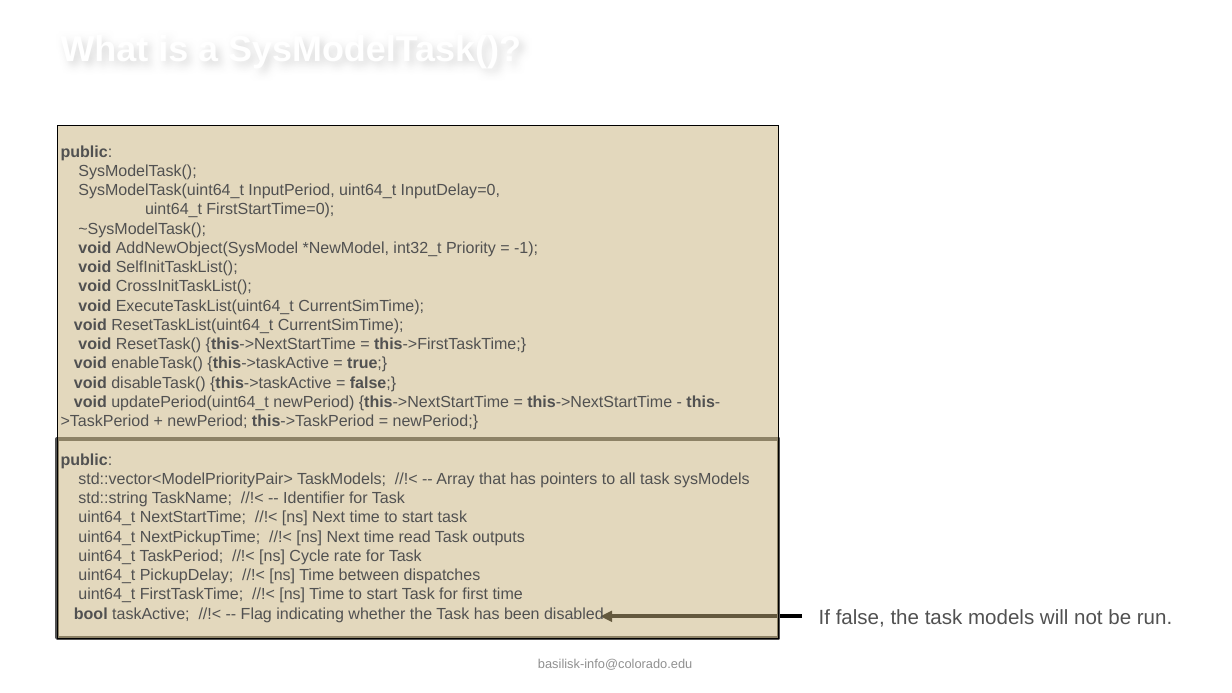
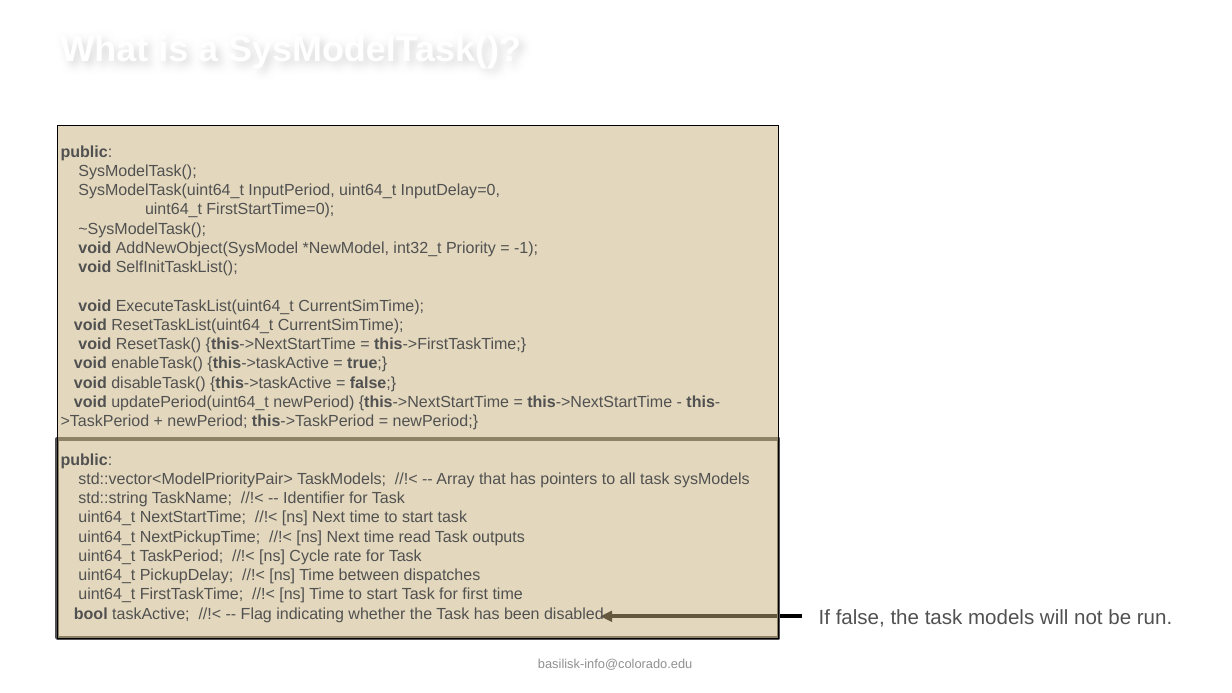
Before and after one commit to AVSLab/basilisk, a slide deck: slide 67 of docs/source/resources/UnderstandingBskArchitecture.pptx (slide 68 before the commit). Drawn at 1232x693 pixels with LibreOffice and Linux fonts; fonts in the diff are those of the drawing; background and template pictures are left out. Boxes give left, top, right and bottom in pixels: in the first picture for what was removed or moved away, otherwise in the second. Text is boxed around its words. In the diff, an @@ line names an element or a change of style, - is before the commit and + after.

```diff
--- a/docs/source/resources/UnderstandingBskArchitecture.pptx
+++ b/docs/source/resources/UnderstandingBskArchitecture.pptx
@@ text in rectangle at (x1=61, y1=145, x2=750, y2=623): text changed @@
-public:
-SysModelTask();
-SysModelTask(uint64_t InputPeriod, uint64_t InputDelay=0,
-uint64_t FirstStartTime=0);
-~SysModelTask();
-void AddNewObject(SysModel *NewModel, int32_t Priority = -1);
-void SelfInitTaskList();
-void CrossInitTaskList();
-void ExecuteTaskList(uint64_t CurrentSimTime);
-void ResetTaskList(uint64_t CurrentSimTime);
-void ResetTask() {this->NextStartTime = this->FirstTaskTime;}
-void enableTask() {this->taskActive = true;}
-void disableTask() {this->taskActive = false;}
-void updatePeriod(uint64_t newPeriod) {this->NextStartTime = this->NextStartTime - this->TaskPeriod + newPeriod; this->TaskPeriod = newPeriod;}
-public:
-std::vector<ModelPriorityPair> TaskModels; //!< -- Array that has pointers to all task sysModels
-std::string TaskName; //!< -- Identifier for Task
-uint64_t NextStartTime; //!< [ns] Next time to start task
-uint64_t NextPickupTime; //!< [ns] Next time read Task outputs
-uint64_t TaskPeriod; //!< [ns] Cycle rate for Task
-uint64_t PickupDelay; //!< [ns] Time between dispatches
-uint64_t FirstTaskTime; //!< [ns] Time to start Task for first time
-bool taskActive; //!< -- Flag indicating whether the Task has been disabled
+public:
+SysModelTask();
+SysModelTask(uint64_t InputPeriod, uint64_t InputDelay=0,
+uint64_t FirstStartTime=0);
+~SysModelTask();
+void AddNewObject(SysModel *NewModel, int32_t Priority = -1);
+void SelfInitTaskList();
+void ExecuteTaskList(uint64_t CurrentSimTime);
+void ResetTaskList(uint64_t CurrentSimTime);
+void ResetTask() {this->NextStartTime = this->FirstTaskTime;}
+void enableTask() {this->taskActive = true;}
+void disableTask() {this->taskActive = false;}
+void updatePeriod(uint64_t newPeriod) {this->NextStartTime = this->NextStartTime - this->TaskPeriod + newPeriod; this->TaskPeriod = newPeriod;}
+public:
+std::vector<ModelPriorityPair> TaskModels; //!< -- Array that has pointers to all task sysModels
+std::string TaskName; //!< -- Identifier for Task
+uint64_t NextStartTime; //!< [ns] Next time to start task
+uint64_t NextPickupTime; //!< [ns] Next time read Task outputs
+uint64_t TaskPeriod; //!< [ns] Cycle rate for Task
+uint64_t PickupDelay; //!< [ns] Time between dispatches
+uint64_t FirstTaskTime; //!< [ns] Time to start Task for first time
+bool taskActive; //!< -- Flag indicating whether the Task has been disabled
```
Also in this commit, not shown: 83 other slides changed, 66 slides removed.
